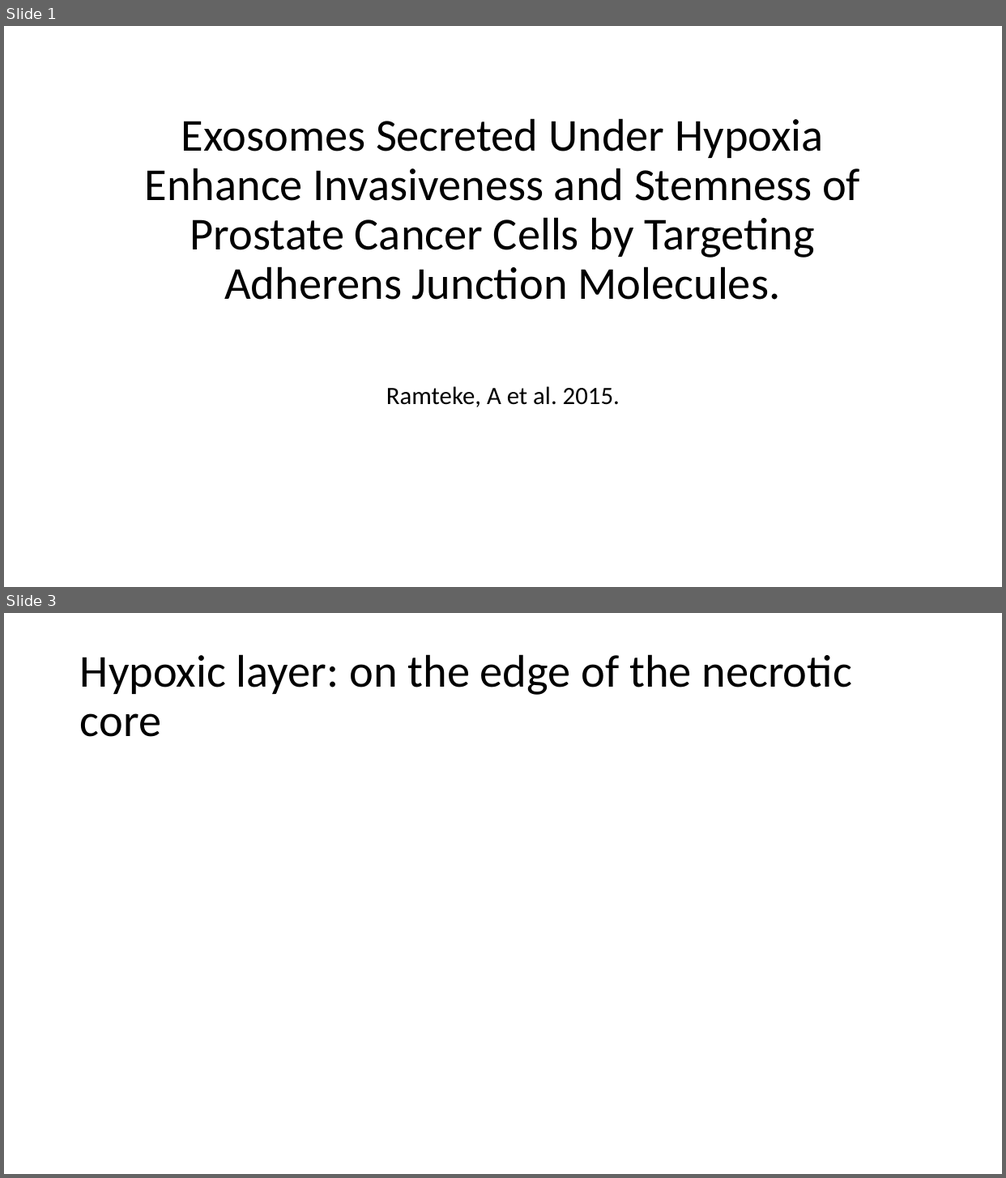
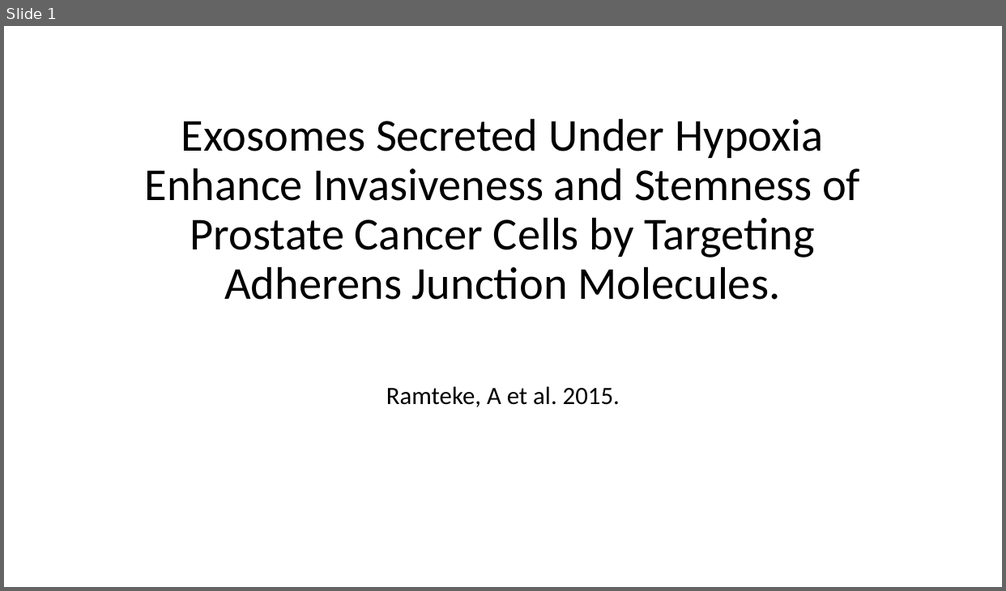
Before and after one commit to HarleyRobinson/Honours2, a slide deck: BackgroundInfo/JCslides.pptx. Shown one above the other, each under a label of ours: slides 1 and 3 before the commit, slide 1 after it; the slides between them are not shown. The pictures are 1006x1178 and 1006x591 pixels, drawn with LibreOffice and Linux fonts; fonts in the diff are those of the drawing. Boxes give left, top, right and bottom in pixels: in the first picture for what was removed or moved away, otherwise in the second. Text is boxed around its words. In the diff, an @@ line names an element or a change of style, - is before the commit and + after.

```diff
--- a/BackgroundInfo/JCslides.pptx
+++ b/BackgroundInfo/JCslides.pptx
@@ slide 3 removed at (4,613,1002,1174), background #FFFFFF @@
@@ title removed at (80,654,852,737) @@
-Hypoxic layer: on the edge of the necrotic core
```
Also in this commit, not shown: 13 slides added, 5 other slides removed, 11 other files.
